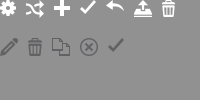
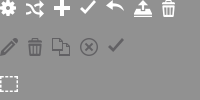
Comparing the layer stacks of the two w=200, h=100 images. Changes:
added layer "Shape 14" above "Shape 12" over box(0, 76, 18, 92)
